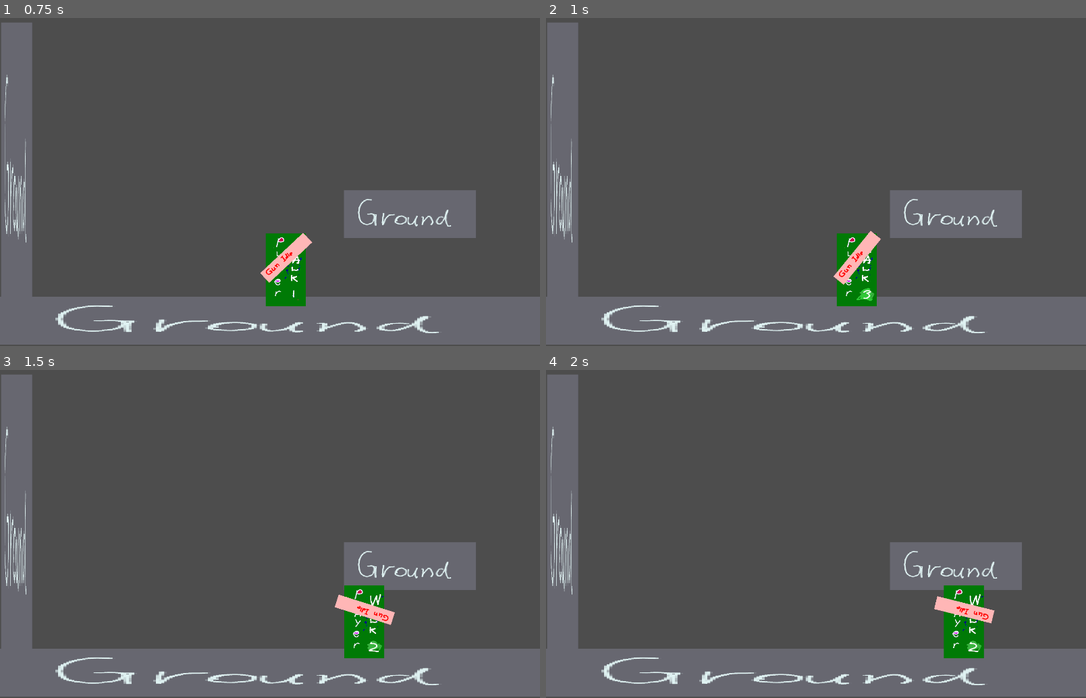
Above: before the commit, frames 1-4 (two rows, left to right).
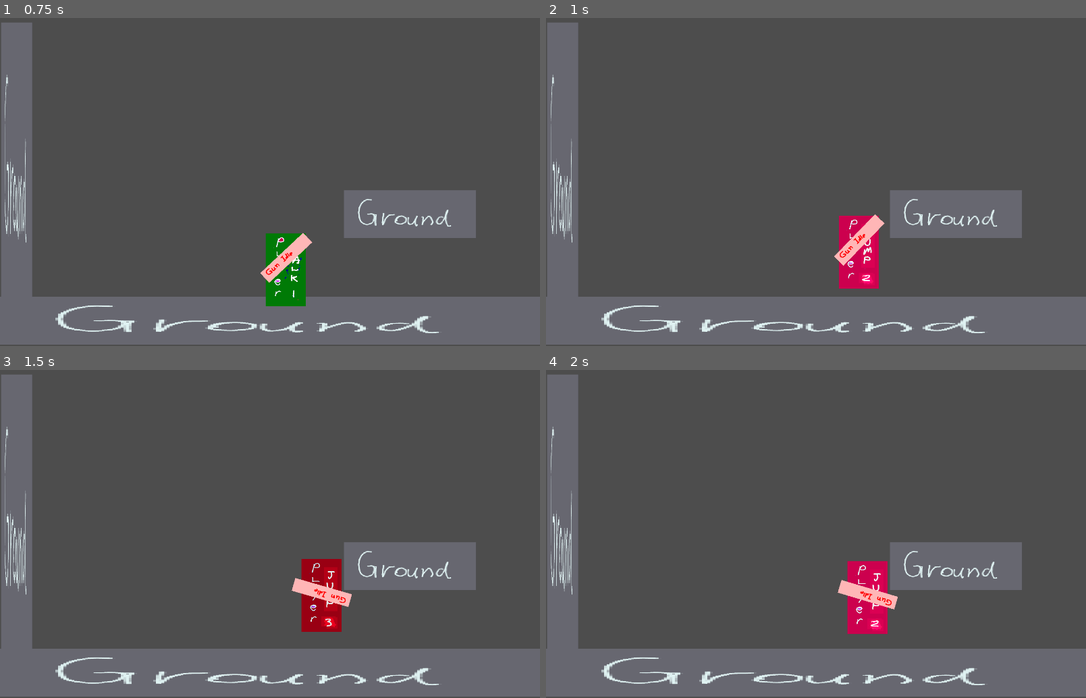
Above: after the commit, the same moments.

Repository: haruo-gabriel/portal2d
Game: Godot game, scene res://Scenes/Main/main.tscn
Same seed, same stepped clock (60 frames per second), same inputs: the game is played once before the commit and once after it.
Inputs (mouse positions are in pixels of both pictures, inside the frame that each line leads up to):
- Up to frame 1 (0.75 s): move the mouse to (388, 159) at 0.52 s; hold D (move_right) from 0.53 s (still down); hold Shift (crouch) from 0.53 s (still down)
- Up to frame 2 (1 s): keep holding D (move_right); keep holding Shift (crouch); tap Space (jump) at 0.77, 0.8 s
- Up to frame 3 (1.5 s): keep holding D (move_right); tap Space (jump) at 1.07, 1.35 s; move the mouse to (162, 547) at 1.27 s; release Shift (crouch) at 1.28 s
- Up to frame 4 (2 s): keep holding D (move_right); tap Space (jump) at 1.52, 1.82 s; tap Shift (crouch) at 1.55 s

Frame 1 is identical in both runs. In frame 2, 2.1% of the frame differs, in the area x 53-63%, y 59-88%; in frame 3, 3.4%; in frame 4, 3.6%, in the area x 54-84%, y 58-88%.

Commit message:
Fixing problem with invalid caller

Diff:
--- a/godot project/Scenes/Player/Scripts/FiniteStateMachine/States/idle.gd
+++ b/godot project/Scenes/Player/Scripts/FiniteStateMachine/States/idle.gd
@@ -9,6 +9,6 @@
 
 	if player_stats.direction:
 		transitioned.emit(self, "walking")
+		return
 
-	if player_stats.jumped:
-		transitioned.emit(self, "jumping")
+	super(delta)
--- /dev/null
+++ b/godot project/Scenes/Player/Scripts/FiniteStateMachine/States/jumping.gd
@@ -0,0 +1,29 @@
+
+class_name Jumping
+extends State
+
+func enter() -> void:
+
+	player_stats.velocity.y = constants.JUMP_VELOCITY
+	player_stats.velocity.x *= constants.BHOP_MULTIPLIER
+
+	player_stats.is_on_floor = false
+
+	player.position = player_stats.position
+	player.velocity = player_stats.velocity
+
+	player.move_and_slide()
+
+	player_stats.position = player.position
+	player_stats.velocity = player.velocity
+
+	animation.play("Jump")
+
+func physics_update(delta: float) -> void:
+	super(delta)
+
+func _ready() -> void:
+	pass # Replace with function body.
+
+func _process(delta: float) -> void:
+	pass
--- a/godot project/Scenes/Player/Scripts/FiniteStateMachine/States/walking.gd
+++ b/godot project/Scenes/Player/Scripts/FiniteStateMachine/States/walking.gd
@@ -1,13 +1,12 @@
 
 class_name Walking
 extends State
-
-@onready var constants: PlayerConstants = load("res://Scenes/Player/player_constants.tres")
 
 func enter() -> void:
 	animation.play("Walk")
 
 func physics_update(delta: float) -> void:
+
 	super(delta)
 
 	if player_stats.direction:
--- a/godot project/Scenes/Player/Scripts/FiniteStateMachine/state.gd
+++ b/godot project/Scenes/Player/Scripts/FiniteStateMachine/state.gd
@@ -8,6 +8,9 @@
 @onready var animation: AnimationPlayer = player.get_node("AnimationPlayer")
 
 @onready var player_stats: PlayerStats = load("res://Scenes/Player/player_stats.tres")
+@onready var constants: PlayerConstants = load("res://Scenes/Player/player_constants.tres")
+
+var gravity: float = ProjectSettings.get_setting("physics/2d/default_gravity")
 
 func enter() -> void:
 	pass
@@ -20,5 +23,17 @@
 
 func physics_update(delta: float) -> void:
 
+	if player_stats.jumped:
+		transitioned.emit(self, "jumping")
+		return
+
 	if not player_stats.velocity.x and player_stats.is_on_floor:
 		transitioned.emit(self, "idle")
+		return
+
+	if not player_stats.is_on_floor:
+		player_stats.velocity.y += gravity * delta
+
+	else:
+		if player_stats.velocity.x: transitioned.emit(self, "walking")
+		else: transitioned.emit(self, "idle")
--- a/godot project/Scenes/Player/Scripts/FiniteStateMachine/state_machine.gd
+++ b/godot project/Scenes/Player/Scripts/FiniteStateMachine/state_machine.gd
@@ -30,6 +30,7 @@
 func _on_child_transitioned(state: State, new_state_name: String) -> void:
 
 	if state != current_state:
+		print(state, " ", current_state, " ", new_state_name)
 		return print("Invalid Caller, must be the same as current")
 
 	if new_state_name.to_lower() not in states:
--- a/godot project/Scenes/Player/Scripts/animation_player.gd
+++ b/godot project/Scenes/Player/Scripts/animation_player.gd
@@ -40,8 +40,3 @@
 
 func _process(_delta: float) -> void:
 	pass
-
-func _on_player_jumped() -> void:
-
-	if not player_stats.is_crouching:
-		play("Jump")
--- a/godot project/Scenes/Player/Scripts/player.gd
+++ b/godot project/Scenes/Player/Scripts/player.gd
@@ -1,8 +1,6 @@
 
 class_name Player
 extends CharacterBody2D
-
-signal jumped
 
 
 @onready var stats: PlayerStats = load("res://Scenes/Player/player_stats.tres")
@@ -12,8 +10,6 @@
 
 @onready var main_hitbox: CollisionShape2D = $MainHitbox
 @onready var crouched_hitbox: CollisionShape2D = $CrouchedHitbox
-
-var gravity: float = ProjectSettings.get_setting("physics/2d/default_gravity")
 
 func set_stats() -> void:
 
@@ -42,27 +38,17 @@
 	if move_and_collide(Vector2.ZERO, true):
 		toggle_hitbox(not to_crouch)
 
-func jump() -> void:
-
-	velocity.y = constants.JUMP_VELOCITY
-	velocity.x *= constants.BHOP_MULTIPLIER
-
-	jumped.emit()
-	stats.jumped = true
 
 func move_vertical(delta: float) -> void:
 
 	if Input.is_action_just_pressed("jump"):
 		stats.last_jumped = constants.JUMP_BUFFER_TIME
 
-	if stats.last_jumped and is_on_floor():
+	if stats.last_jumped and stats.is_on_floor:
 		stats.last_jumped = 0
-		jump()
+		stats.jumped = true
 	else:
 		stats.jumped = false
-
-	if not is_on_floor():
-		velocity.y += gravity * delta
 
 	stats.last_jumped = max(0, stats.last_jumped - 1)
 
@@ -119,6 +105,7 @@
 	if not try_crouch and stats.is_crouching:
 		toggle_crouch(false)
 
+	move_vertical(delta)
 	# move(delta)
 
 	set_angle()
--- a/godot project/Scenes/Player/player.tscn
+++ b/godot project/Scenes/Player/player.tscn
@@ -25,6 +25,7 @@
 [ext_resource type="Script" path="res://Scenes/Player/Scripts/FiniteStateMachine/state_machine.gd" id="23_3uh3y"]
 [ext_resource type="Script" path="res://Scenes/Player/Scripts/FiniteStateMachine/States/idle.gd" id="24_wit4e"]
 [ext_resource type="Script" path="res://Scenes/Player/Scripts/FiniteStateMachine/States/walking.gd" id="25_brkpg"]
+[ext_resource type="Script" path="res://Scenes/Player/Scripts/FiniteStateMachine/States/jumping.gd" id="26_ehxwp"]
 
 [sub_resource type="RectangleShape2D" id="RectangleShape2D_nbok6"]
 size = Vector2(112.5, 204)
@@ -188,4 +189,5 @@
 [node name="Walking" type="Node" parent="StateMachine"]
 script = ExtResource("25_brkpg")
 
-[connection signal="jumped" from="." to="AnimationPlayer" method="_on_player_jumped"]
+[node name="Jumping" type="Node" parent="StateMachine"]
+script = ExtResource("26_ehxwp")
Not shown: 1 places in godot project/Scenes/Player/player.tscn that only renumber resources
